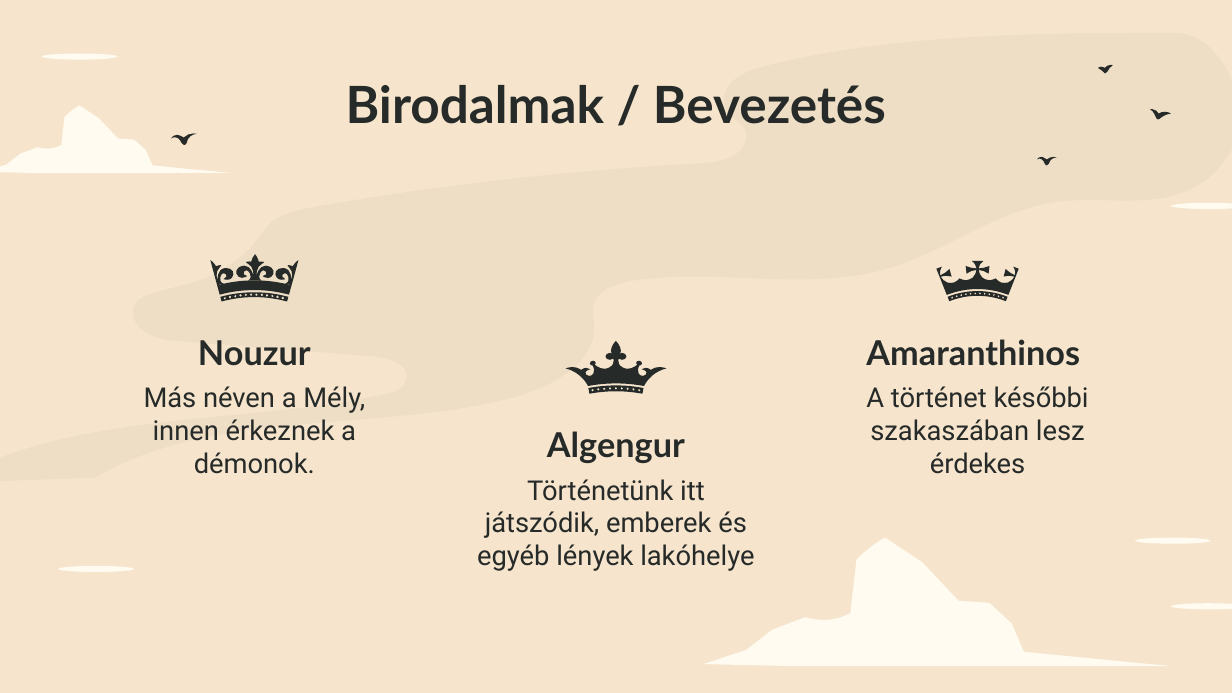
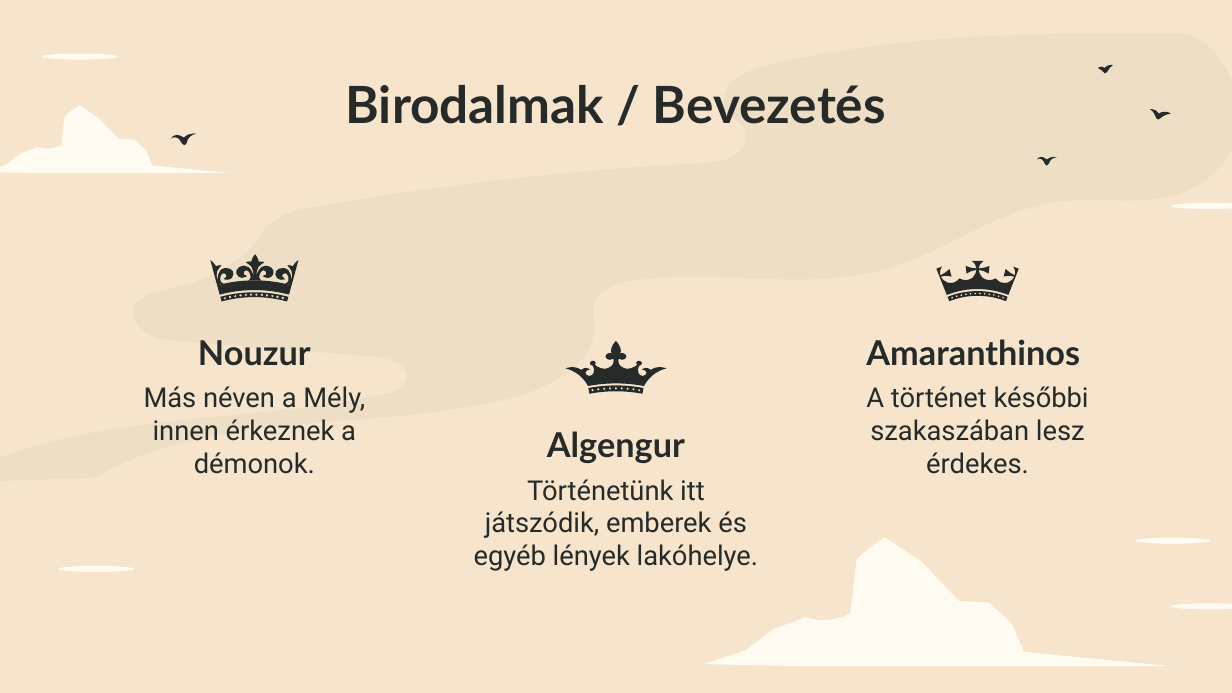
Before and after one commit to matemegyesi/Bread-Szerepjatek, a slide deck: slide 4 of PPT.pptx. Drawn at 1232x693 pixels with LibreOffice and Linux fonts; fonts in the diff are those of the drawing. Boxes give left, top, right and bottom in pixels: in the first picture for what was removed or moved away, otherwise in the second. Text is boxed around its words. In the diff, an @@ line names an element or a change of style, - is before the commit and + after.

```diff
--- a/PPT.pptx
+++ b/PPT.pptx
@@ subtitle at box(866, 386, 1089, 474): text changed @@
-A történet későbbi szakaszában lesz érdekes
+A történet későbbi szakaszában lesz érdekes.
@@ subtitle at box(474, 479, 758, 571): text changed @@
-Történetünk itt játszódik, emberek és egyéb lények lakóhelye
+Történetünk itt játszódik, emberek és egyéb lények lakóhelye.
```
Also in this commit, not shown: 2 other slides changed, 1 slide added.
